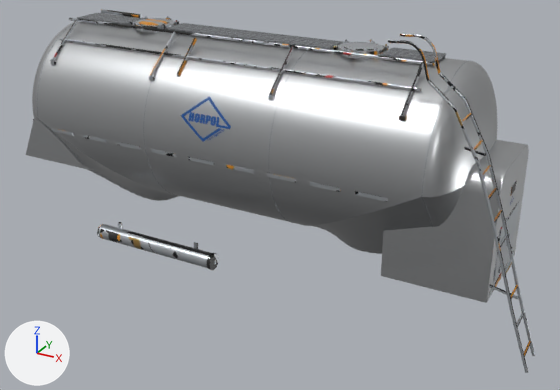
What one commit did to the glTF model src/assets/models/silo-body.glb.
Before and after are seen from a camera (50 mm lens) standing at (1.15, -9.34, 6.22) and looking at (-3.96, -0.06, 1.58). Lighting does not change. The marker at lower left points along +X, +Y and +Z. The first picture is the older version. Vertices at exactly the same position are counted once.
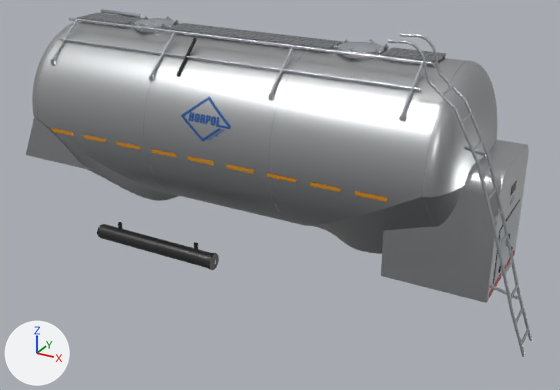
The change, as a list of edits to the scene's bpy script:
```text
Change me_mesh_0:
    used by ob_mesh_0; location = (0.0, 0.0, 0.0)
    before: 4018 (0.03, -0.81, 0.55) at pixel (532, 355), 4019 (0.03, -0.83, 0.55) at pixel (532, 356), 4020 (0.02, -0.82, 0.54) at pixel (532, 355), 4023 (0.05, -0.83, 0.55) at pixel (534, 356), 4024 (0.05, -0.81, 0.55) at pixel (535, 355)
    before: 4025 (0.06, -0.82, 0.56) at pixel (535, 355), 4066 (0.03, -1.19, 0.55) at pixel (525, 371), 4067 (0.03, -1.21, 0.55) at pixel (525, 372), 4068 (0.02, -1.2, 0.54) at pixel (525, 372), 4071 (0.05, -1.21, 0.55) at pixel (527, 372)
    before: 4072 (0.05, -1.19, 0.55) at pixel (528, 371), 4073 (0.06, -1.2, 0.56) at pixel (528, 372)
    remove me_mesh_0.from_pydata(...)  # 23630 vertices, 46614 faces; spans x -9.33..0.06, y -1.28..1.28, z 0.54..4.34
    add me_mesh_0.from_pydata(...)  # 23630 vertices, 46614 faces; spans x -9.33..0.0, y -1.28..1.28, z 0.66..4.34
    me_mesh_0 part 1: the loose piece of 20 vertices spanning x -0.04..-0.01, y -1.2..-0.82, z 0.72..0.75 is moved by (-0.04, 0.0, 0.16)
    me_mesh_0 part 2: the loose piece of 20 vertices spanning x -0.17..-0.14, y -1.2..-0.82, z 1.1..1.13 is moved by (-0.02, 0.0, 0.05)
    me_mesh_0 part 3
    add for i in [4018, 4019, 4020, 4023, 4024, 4025, 4066, 4067, 4068, 4071, 4072, 4073]: me_mesh_0.vertices[i].co += Vector((-0.06, 0.0, 0.21))
    me_mesh_0.vertices[4021].co: (0.04, -0.84, 0.55) -> (-0.02, -0.8, 0.76)  # pixel (533, 356) -> pixel (531, 339)
    me_mesh_0.vertices[4022].co: (0.04, -0.8, 0.55) -> (-0.02, -0.84, 0.76)  # pixel (534, 354) -> pixel (530, 340)
    me_mesh_0.vertices[4069].co: (0.04, -1.22, 0.55) -> (-0.02, -1.18, 0.76)  # pixel (526, 372) -> pixel (524, 355)
    me_mesh_0.vertices[4070].co: (0.04, -1.18, 0.55) -> (-0.02, -1.22, 0.76)  # pixel (527, 371) -> pixel (523, 356)
    me_mesh_0 part 4: 13744 kept faces spanning x -9.33..0.0, y -1.27..1.27, z 0.66..4.34 get new texture (UV) coordinates
```

What differs and where, as boxes [x1, y1, x2, y2] in the pictures (560 x 390 px; the box of a moved part takes in the faces that stretch with it):
'Mesh_0', reshaped: before [26, 9, 535, 373]; after [26, 9, 533, 357]
part 1 of me_mesh_0, moved or reshaped: before [524, 341, 531, 356]; after [522, 329, 529, 345]
part 2 of me_mesh_0, moved or reshaped: before [517, 312, 524, 327]; after [516, 308, 524, 322]
part 3 of me_mesh_0, moved or reshaped: before [511, 298, 535, 373]; after [511, 298, 533, 357]
part 4 of me_mesh_0, surface changed: before [51, 10, 535, 372]; after [51, 10, 533, 356]
